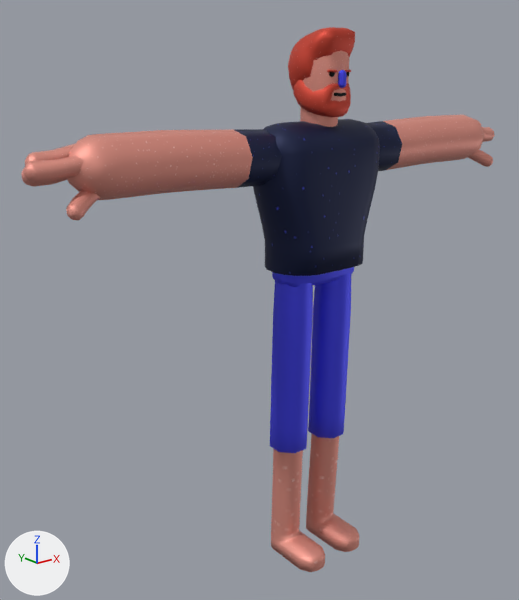
One commit to the FBX model 100Avatars_070/100Avatars_070_Robert.fbx: the scene before it, then after it.
One viewpoint serves both versions: a camera (50 mm lens) standing at (-0.1409, -0.1502, 0.1472) and looking at (-0.0128, 0.0099, 0.0832). The axes (+X, +Y, +Z) are drawn at lower left. The lights are the same throughout. Where no turn or scale is listed for an object, it has been applied to the vertices.
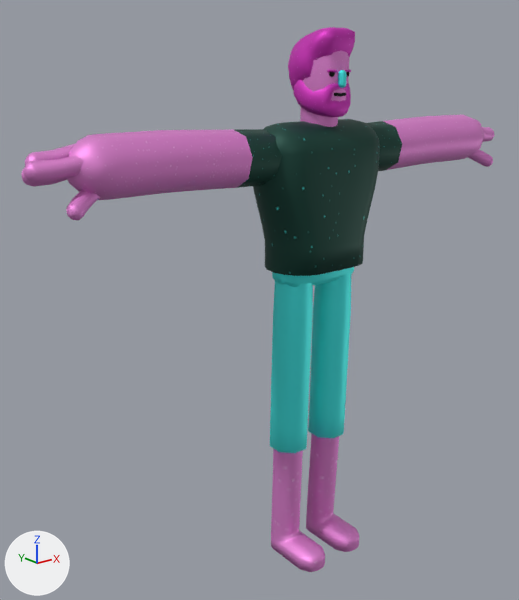
The newer file is also rescaled (x10.15) as a whole; pictures and numbers use the older file's frame.

Patch to the scene script:
```diff
--- a/100Avatars_070/100Avatars_070_Robert.fbx.py
+++ b/100Avatars_070/100Avatars_070_Robert.fbx.py
@@ img_100avatars_070_robert_png @@
+img_100avatars_070_robert_png = load_image('100Avatars_070_Robert.png', '100Avatars_070_Robert.png', 1024, 1024, 'sRGB')
@@ mat_char070 @@
+mat_char070 = principled_material('char070')
+mat_char070.texture = img_100avatars_070_robert_png
+mat_char070.metallic = 0.5
+mat_char070.roughness = 0.553
@@ me_mesh_002 @@
 me_mesh_002.from_pydata(...)  # 2524 vertices, 2619 faces; spans x -0.084..0.083, y -0.014..0.011, z 0.0..0.159
-me_mesh_002.materials.append(mat_phong1_001)  # picture img_textura_70_png
+me_mesh_002.materials.append(mat_char070)  # picture img_100avatars_070_robert_png
```

Boxes [x1, y1, x2, y2] around the edits, measured in the pictures (519 x 600 px):
'mesh_070', recoloured
    both: [21, 27, 495, 572]
